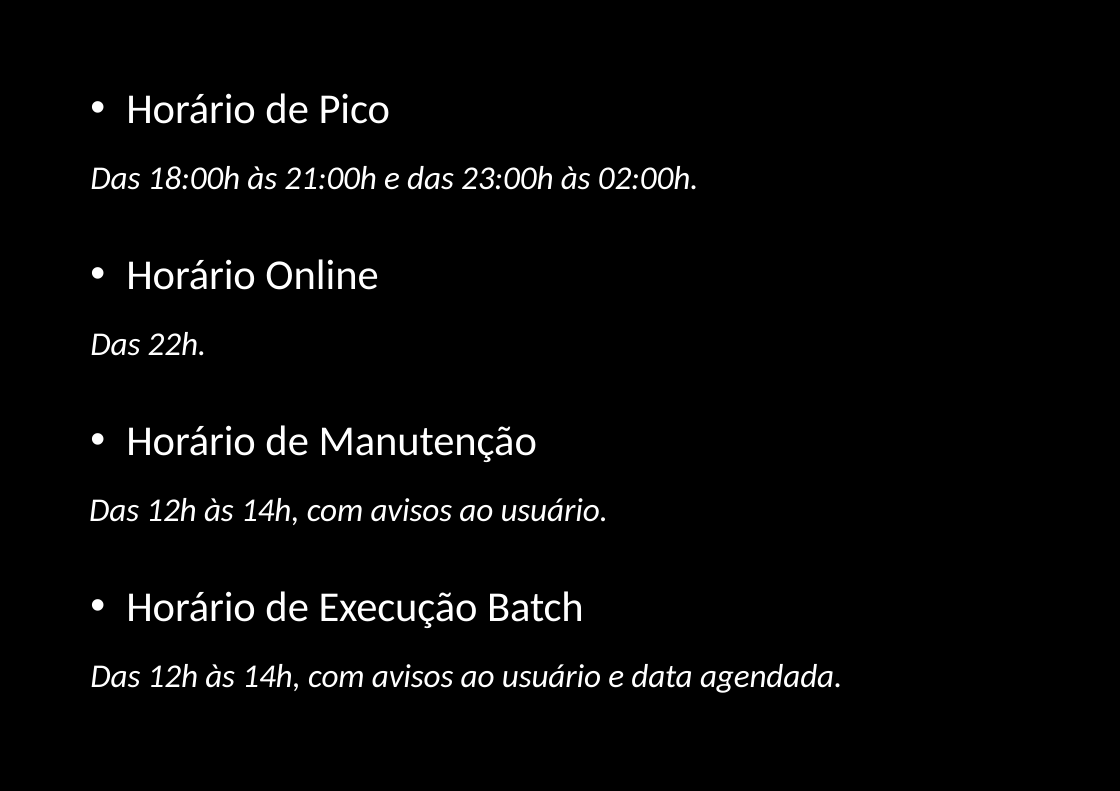
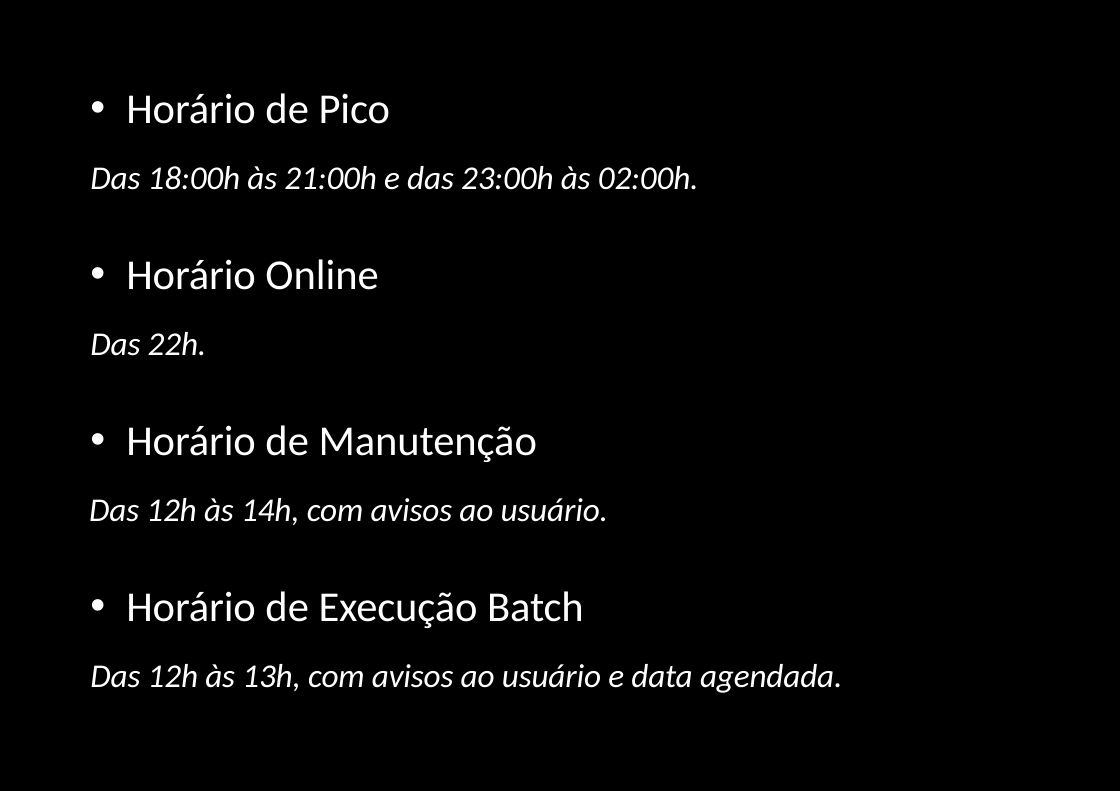
Before and after one commit to khorenn/PI, a slide deck: slide 2 of apresentação/Definições do projeto integrador.pptx. Drawn at 1120x791 pixels with LibreOffice and Linux fonts; fonts in the diff are those of the drawing; background and template pictures are left out. Boxes give left, top, right and bottom in pixels: in the first picture for what was removed or moved away, otherwise in the second. Text is boxed around its words. In the diff, an @@ line names an element or a change of style, - is before the commit and + after.

```diff
--- a/apresentação/Definições do projeto integrador.pptx
+++ b/apresentação/Definições do projeto integrador.pptx
@@ text at (90, 664, 843, 693): text changed @@
-Das 12h às 14h, com avisos ao usuário e data agendada.
+Das 12h às 13h, com avisos ao usuário e data agendada.
```
Also in this commit, not shown: 5 other slides changed, 2 slides added, 3 slides removed.
